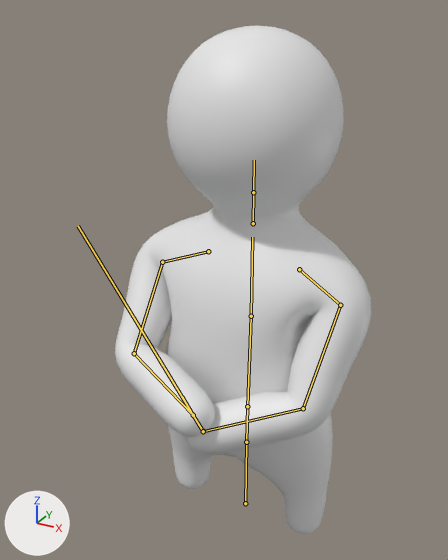
Renders of the FBX model Assets/Unit/guy.fbx from each side of a commit.
One viewpoint serves both versions: a 50 mm lens placed at (0.876, -1.781, 1.876), pointed at (-0.08, -0.043, 1.007). The axes (+X, +Y, +Z) are drawn at lower left. The lights are the same throughout. Both versions are drawn at frame 9 of the action 'Armature|sword2'; the numbers are the values there. The bones that bend it are drawn over the model as lines.

Objects in the first picture: 'guy'.
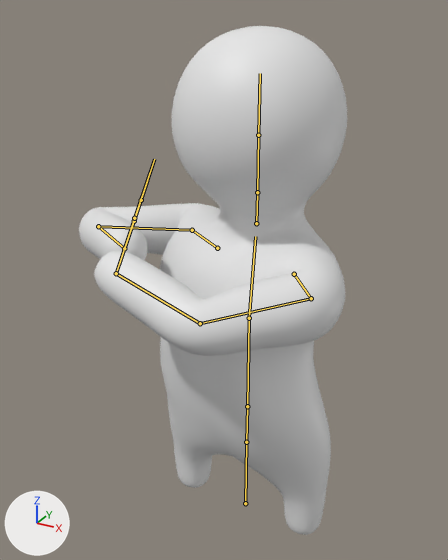
Location of each change, (x1, y1, x2, y2) in pixels of the pictures (448 x 560 px):
```json
{"object": "guy", "change": "posed", "before": [115, 26, 371, 534], "after": [79, 26, 347, 535]}
{"bone": "core", "before": "(247, 406) to (251, 316)", "after": "(247, 406) to (249, 318)"}
{"bone": "chest", "before": "(251, 316) to (252, 237)", "after": "(249, 318) to (255, 236)"}
{"bone": "neck", "before": "(253, 223) to (253, 192)", "after": "(256, 223) to (257, 192)"}
{"bone": "shoulder.l", "before": "(299, 269) to (340, 305)", "after": "(294, 274) to (311, 298)"}
{"bone": "arm.l", "before": "(340, 305) to (303, 408)", "after": "(311, 298) to (200, 323)"}
{"bone": "forearm.l", "before": "(303, 408) to (203, 431)", "after": "(200, 323) to (116, 273)"}
{"bone": "shoulder.r", "before": "(208, 251) to (162, 262)", "after": "(217, 248) to (192, 230)"}
{"bone": "arm.r", "before": "(162, 262) to (134, 353)", "after": "(192, 230) to (98, 226)"}
{"bone": "forearm.r", "before": "(134, 353) to (193, 415)", "after": "(98, 226) to (124, 248)"}
```

The change, as JSON lines over the scene's bpy script:
```json
{"block": "bone_core", "where": "bone_core = bpy.data.objects['Armature'].pose.bones['core']  # child of 'hip'"}
{"op": "set", "path": "bone_core.rotation_quaternion", "old": "(1.0, -0.022, 0.0, 0.0)", "new": "(0.991, 0.0, -0.131, 0.0)", "note": "degrees (-3, 0, 0) -> degrees (0, -15, 0)"}
{"block": "bone_chest", "where": "bone_chest = bpy.data.objects['Armature'].pose.bones['chest']  # child of 'core'"}
{"op": "set", "path": "bone_chest.rotation_quaternion", "old": "(1.0, 0.022, 0.0, 0.0)", "new": "(0.999, -0.044, 0.0, 0.0)", "note": "degrees (3, 0, 0) -> degrees (-5, 0, 0)"}
{"block": "bone_neck", "where": "bone_neck = bpy.data.objects['Armature'].pose.bones['neck']  # child of 'chest'"}
{"op": "set", "path": "bone_neck.rotation_quaternion", "old": "(1.0, 0.0, 0.0, 0.0)", "new": "(0.99, 0.043, 0.13, 0.006)", "note": "degrees (0, 0, 0) -> degrees (5, 15, 1)"}
{"block": "bone_shoulder_l", "where": "bone_shoulder_l = bpy.data.objects['Armature'].pose.bones['shoulder.l']  # child of 'chest'"}
{"op": "set", "path": "bone_shoulder_l.rotation_quaternion", "old": "(0.989, 0.11, -0.049, -0.088)", "new": "(0.939, 0.315, -0.136, 0.033)", "note": "degrees (13, -5, -11) -> degrees (37, -16, -1)"}
{"block": "bone_arm_l", "where": "bone_arm_l = bpy.data.objects['Armature'].pose.bones['arm.l']  # child of 'shoulder.l'"}
{"op": "set", "path": "bone_arm_l.rotation_quaternion", "old": "(0.867, 0.227, -0.009, -0.444)", "new": "(0.786, 0.511, -0.074, -0.339)", "note": "degrees (24, 11, -52) -> degrees (61, 13, -39)"}
{"block": "bone_forearm_l", "where": "bone_forearm_l = bpy.data.objects['Armature'].pose.bones['forearm.l']  # child of 'arm.l'"}
{"op": "set", "path": "bone_forearm_l.rotation_quaternion", "old": "(0.885, 0.206, -0.002, -0.417)", "new": "(0.868, 0.407, -0.032, -0.281)", "note": "degrees (22, 10, -49) -> degrees (47, 10, -31)"}
{"block": "bone_shoulder_r", "where": "bone_shoulder_r = bpy.data.objects['Armature'].pose.bones['shoulder.r']  # child of 'chest'"}
{"op": "set", "path": "bone_shoulder_r.rotation_quaternion", "old": "(0.989, 0.124, 0.067, 0.042)", "new": "(0.966, -0.084, 0.145, -0.196)", "note": "degrees (15, 7, 6) -> degrees (-13, 14, -25)"}
{"block": "bone_arm_r", "where": "bone_arm_r = bpy.data.objects['Armature'].pose.bones['arm.r']  # child of 'shoulder.r'"}
{"op": "set", "path": "bone_arm_r.rotation_quaternion", "old": "(0.852, 0.298, 0.013, 0.431)", "new": "(0.843, 0.521, 0.017, 0.13)", "note": "degrees (32, -14, 50) -> degrees (63, -6, 14)"}
{"block": "bone_forearm_r", "where": "bone_forearm_r = bpy.data.objects['Armature'].pose.bones['forearm.r']  # child of 'arm.r'"}
{"op": "set", "path": "bone_forearm_r.rotation_quaternion", "old": "(0.857, 0.286, 0.004, 0.428)", "new": "(0.62, 0.754, 0.007, 0.216)", "note": "degrees (31, -14, 49) -> degrees (98, -19, 17)"}
```
